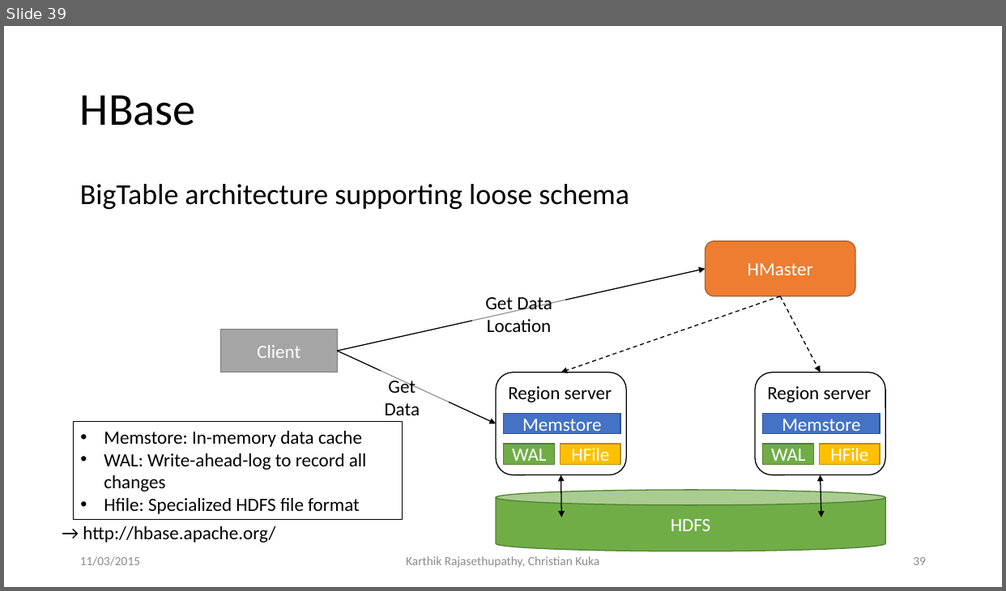
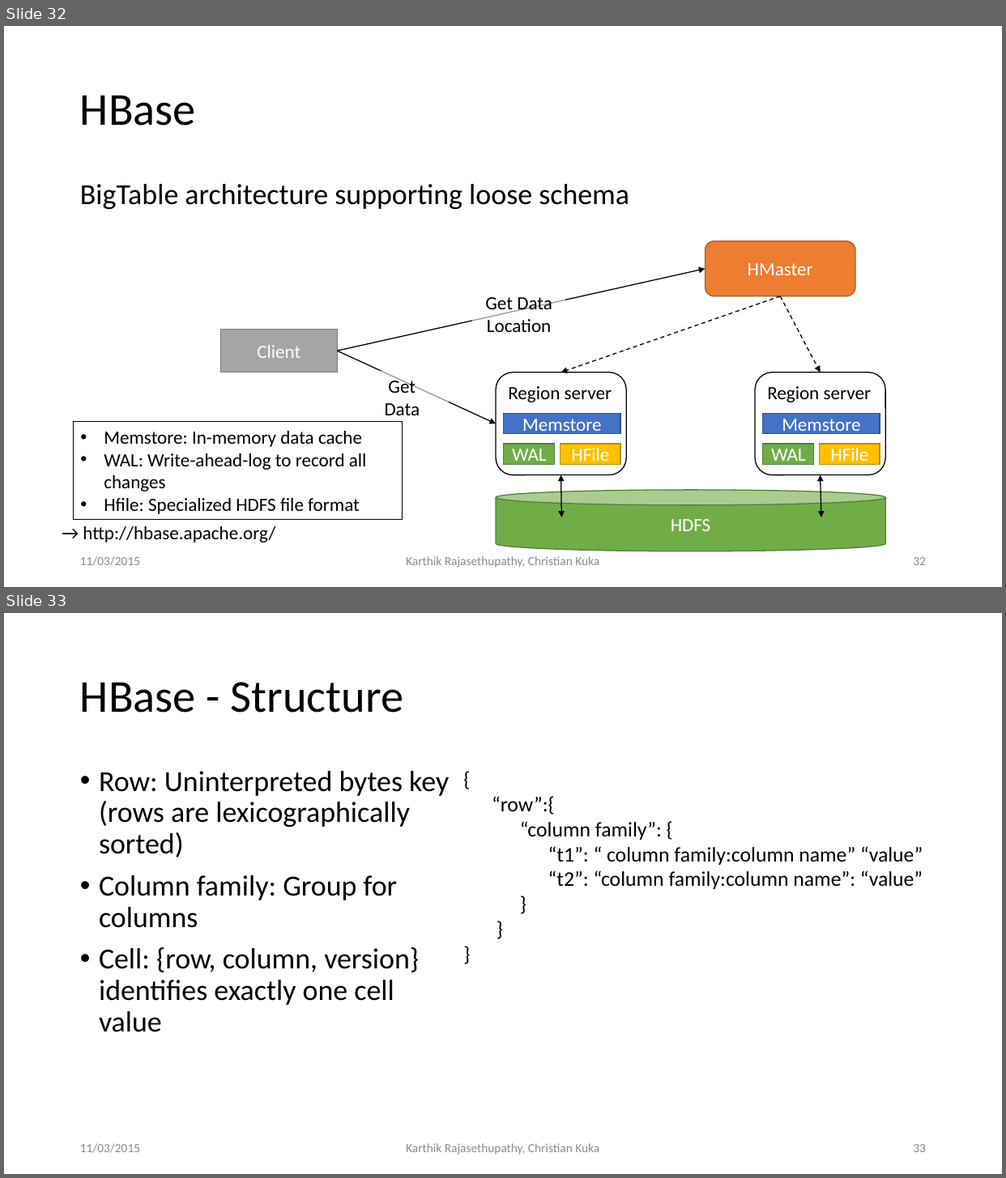
Before and after one commit to ckuka/SHDS, a slide deck: slides/ShanghaiDataScience_Master.pptx. Shown one above the other, each under a label of ours: slide 39 before the commit, slides 32 and 33 after it. The pictures are 1006x591 and 1006x1178 pixels, drawn with LibreOffice and Linux fonts; fonts in the diff are those of the drawing. Boxes give left, top, right and bottom in pixels: in the first picture for what was removed or moved away, otherwise in the second. Text is boxed around its words. In the diff, an @@ line names an element or a change of style, - is before the commit and + after.

Commit message:
Update HBase slides

```diff
--- a/slides/ShanghaiDataScience_Master.pptx
+++ b/slides/ShanghaiDataScience_Master.pptx
@@ slide 33 added at (x1=4, y1=613, x2=1002, y2=1174), background #FFFFFF @@
@@ title added at (x1=80, y1=682, x2=403, y2=713), 44 pt, text #000000 @@
+HBase - Structure
@@ text added at (x1=99, y1=771, x2=449, y2=1033), 28 pt, text #000000 @@
+• Row: Uninterpreted bytes key (rows are lexicographically sorted)
+• Column family: Group for columns
+• Cell: {row, column, version} identifies exactly one cell value
@@ text added at (x1=492, y1=796, x2=923, y2=889), 20 pt, text #000000 @@
+{
+“row”:{
+“column family”: {
+“t1”: “ column family:column name” “value”
+“t2”: “column family:column name”: “value”
+}
+}
+}
@@ text added at (x1=80, y1=1144, x2=140, y2=1153), 12 pt, text #8C8C8C @@
+11/03/2015
@@ text added at (x1=406, y1=1144, x2=599, y2=1155), 12 pt, text #8C8C8C @@
+Karthik Rajasethupathy, Christian Kuka
@@ page number added at (x1=913, y1=1144, x2=926, y2=1152), 12 pt, text #8C8C8C @@
+33
@@ what was slide 39 is now slide 32 @@
@@ page number at (x1=913, y1=557, x2=926, y2=565): text changed @@
-39
+32
```
Also in this commit, not shown: 14 slides changed, 5 other slides added, 5 other files.
